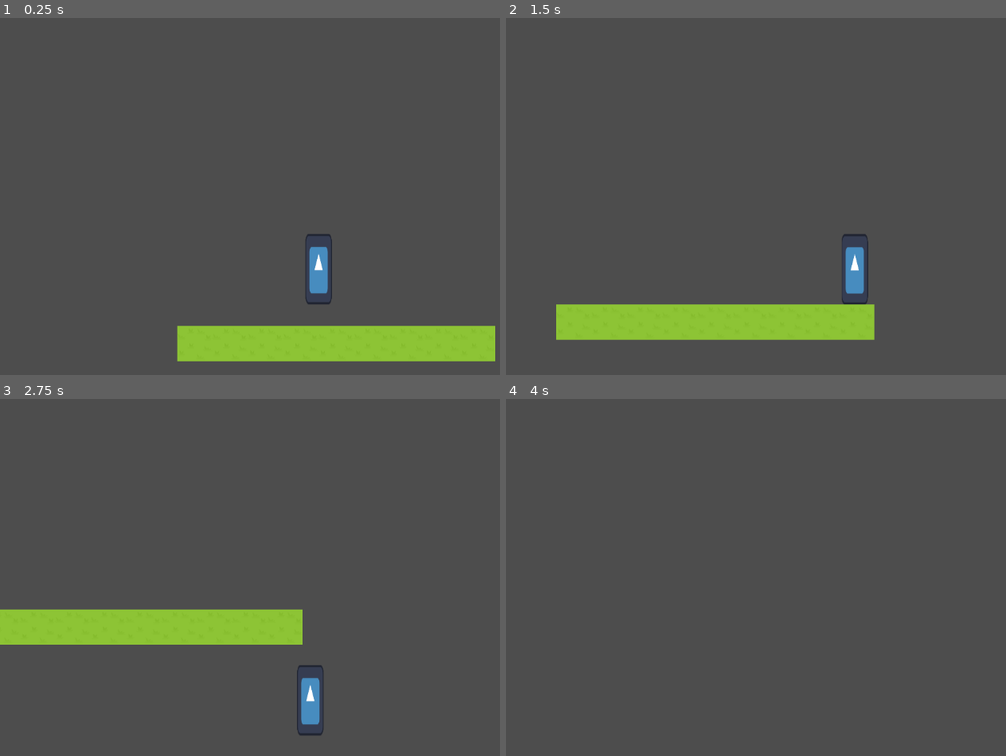
Above: before the commit, frames 1-4 (two rows, left to right).
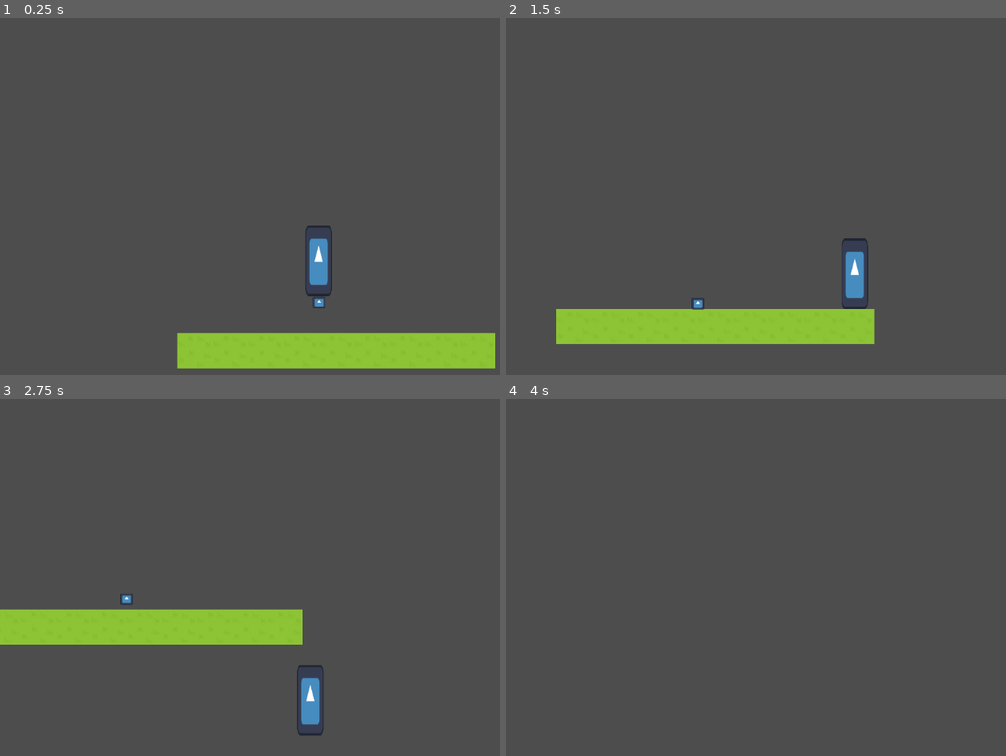
Above: after the commit, the same moments.

Repository: 27dt/Evocavern
Game: Godot game, scene res://Scenes/world.tscn
Same seed, same stepped clock (60 frames per second), same inputs: the game is played once before the commit and once after it. The engine's default icon, where the game draws it, is replaced by a stand-in: a white triangle on a blue panel in a dark square.
Inputs:
- Up to frame 1 (0.25 s): no input
- Up to frame 2 (1.5 s): tap Enter (ui_accept) at 0.5, 0.77 s; hold Right (ui_right) from 0.53 s (still down)
- Up to frame 3 (2.75 s): tap Enter (ui_accept) at 1.52 s; release Right (ui_right) at 2.03 s; hold Left (ui_left) from 2.03 s (still down)
- Up to frame 4 (4 s): release Left (ui_left) at 2.78 s; hold Right (ui_right) from 2.78 s (still down); tap Enter (ui_accept) at 3.02, 3.77 s

The runs differ from the first frame. In frame 1, 3.3% of the frame differs, in the area x 35-100%, y 58-99%; in frame 2, 2.0%; in frame 3, less than 0.1%; in frame 4, nothing differs.

Commit message:
Created a flying enemy that can chase or roam

Diff:
--- /dev/null
+++ b/Scenes/flying_enemy.tscn
@@ -0,0 +1,23 @@
+[gd_scene load_steps=4 format=3 uid="uid://dxyjniviyhhnj"]
+
+[ext_resource type="Script" path="res://scripts/flying_enemy.gd" id="1_l5l1r"]
+[ext_resource type="Texture2D" uid="uid://bh6stbqijegm2" path="res://icon.svg" id="2_m2kno"]
+
+[sub_resource type="CircleShape2D" id="CircleShape2D_yfnbv"]
+
+[node name="FlyingEnemy" type="CharacterBody2D"]
+script = ExtResource("1_l5l1r")
+
+[node name="Sprite2D" type="Sprite2D" parent="."]
+position = Vector2(0.999996, -3)
+scale = Vector2(0.179688, 0.164062)
+texture = ExtResource("2_m2kno")
+
+[node name="CollisionShape2D" type="CollisionShape2D" parent="."]
+position = Vector2(1, -3)
+shape = SubResource("CircleShape2D_yfnbv")
+
+[node name="Timer" type="Timer" parent="."]
+autostart = true
+
+[connection signal="timeout" from="Timer" to="." method="_on_timer_timeout"]
--- a/Scenes/world.tscn
+++ b/Scenes/world.tscn
@@ -1,8 +1,9 @@
-[gd_scene load_steps=6 format=4 uid="uid://4h45cavynsii"]
+[gd_scene load_steps=7 format=4 uid="uid://4h45cavynsii"]
 
 [ext_resource type="PackedScene" uid="uid://bkp8qt8lprco1" path="res://Scenes/player.tscn" id="1_lxvx8"]
-[ext_resource type="Script" path="res://Scenes/world.gd" id="1_m75cs"]
+[ext_resource type="Script" path="res://scripts/world.gd" id="1_m75cs"]
 [ext_resource type="Texture2D" uid="uid://cf6obaa0v11h" path="res://Assets/TempTileMap.png" id="2_akto3"]
+[ext_resource type="PackedScene" uid="uid://dxyjniviyhhnj" path="res://Scenes/flying_enemy.tscn" id="4_nha48"]
 
 [sub_resource type="TileSetAtlasSource" id="TileSetAtlasSource_4mxl7"]
 texture = ExtResource("2_akto3")
@@ -540,3 +541,5 @@
 [node name="TileMapLayer" type="TileMapLayer" parent="."]
 tile_map_data = PackedByteArray("AAABAAEAAQABAAEAAAACAAEAAQABAAEAAAADAAEAAQABAAEAAAAEAAEAAQABAAEAAAD//wEAAQABAAEAAAD+/wEAAQABAAEAAAD9/wEAAQABAAEAAAD8/wEAAQABAAEAAAAAAAEAAQABAAEAAAA=")
 tile_set = SubResource("TileSet_478jg")
+
+[node name="FlyingEnemy" parent="." instance=ExtResource("4_nha48")]
--- a/project.godot
+++ b/project.godot
@@ -14,6 +14,10 @@
 run/main_scene="res://Scenes/world.tscn"
 config/features=PackedStringArray("4.3", "GL Compatibility")
 config/icon="res://icon.svg"
+
+[autoload]
+
+Global="*res://scripts/global.gd"
 
 [display]
 
--- /dev/null
+++ b/scripts/flying_enemy.gd
@@ -0,0 +1,40 @@
+extends CharacterBody2D
+
+const speed = 30;
+var dir: Vector2;
+
+var player: CharacterBody2D;
+
+# Chasing player variable
+var chasingPlayer: bool;
+
+func _process(delta):
+	move(delta);
+
+func move(delta):
+
+	# Move randomly if not chasing player
+	if chasingPlayer:
+		player = Global.playerBody;
+		velocity = position.direction_to(player.position) * speed;
+	else:
+		velocity += dir * speed * delta;
+
+	move_and_slide();
+
+# Function connected to the Timer object's signal
+func _on_timer_timeout() -> void:
+	# Sets a random timeout for the timer (random flying movement)
+	$Timer.wait_time = choose([1.0, 1.2, 1.5, 2.0]);
+	print($Timer.wait_time);
+	# Choose a random direction if not chasing player
+	if !chasingPlayer:
+		dir = choose([Vector2.UP, Vector2.DOWN, Vector2.LEFT, Vector2.RIGHT]);
+
+# Chooses a random element from an array
+func choose(randArray):
+	# Shuffle array
+	randArray.shuffle();
+	# Return the first element
+	print(randArray.front())
+	return randArray.front();
--- /dev/null
+++ b/scripts/global.gd
@@ -0,0 +1,3 @@
+extends Node
+
+var playerBody: CharacterBody2D;
--- a/scripts/player.gd
+++ b/scripts/player.gd
@@ -4,6 +4,8 @@
 const SPEED = 300.0
 const JUMP_VELOCITY = -400.0
 
+func _ready():
+	Global.playerBody = self;
 
 func _physics_process(delta: float) -> void:
 	# Add the gravity.
Renamed: Scenes/world.gd -> scripts/world.gd
